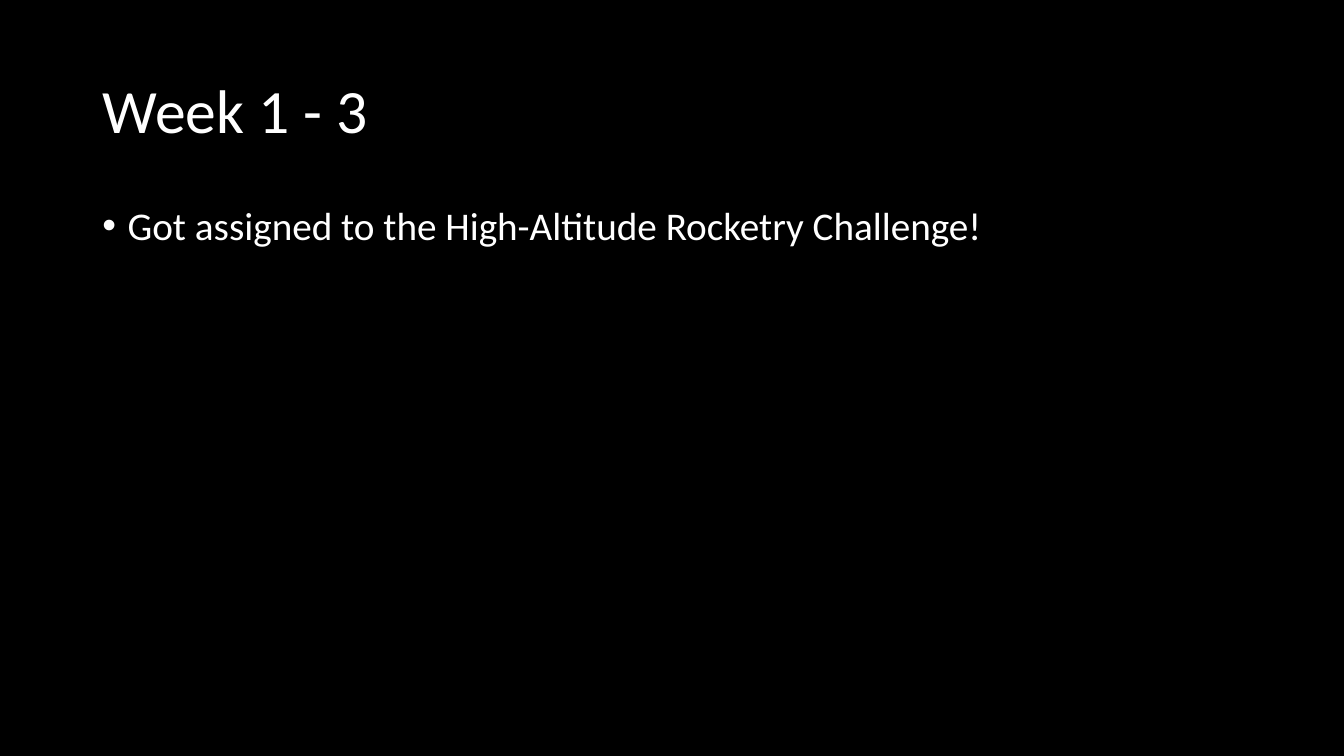
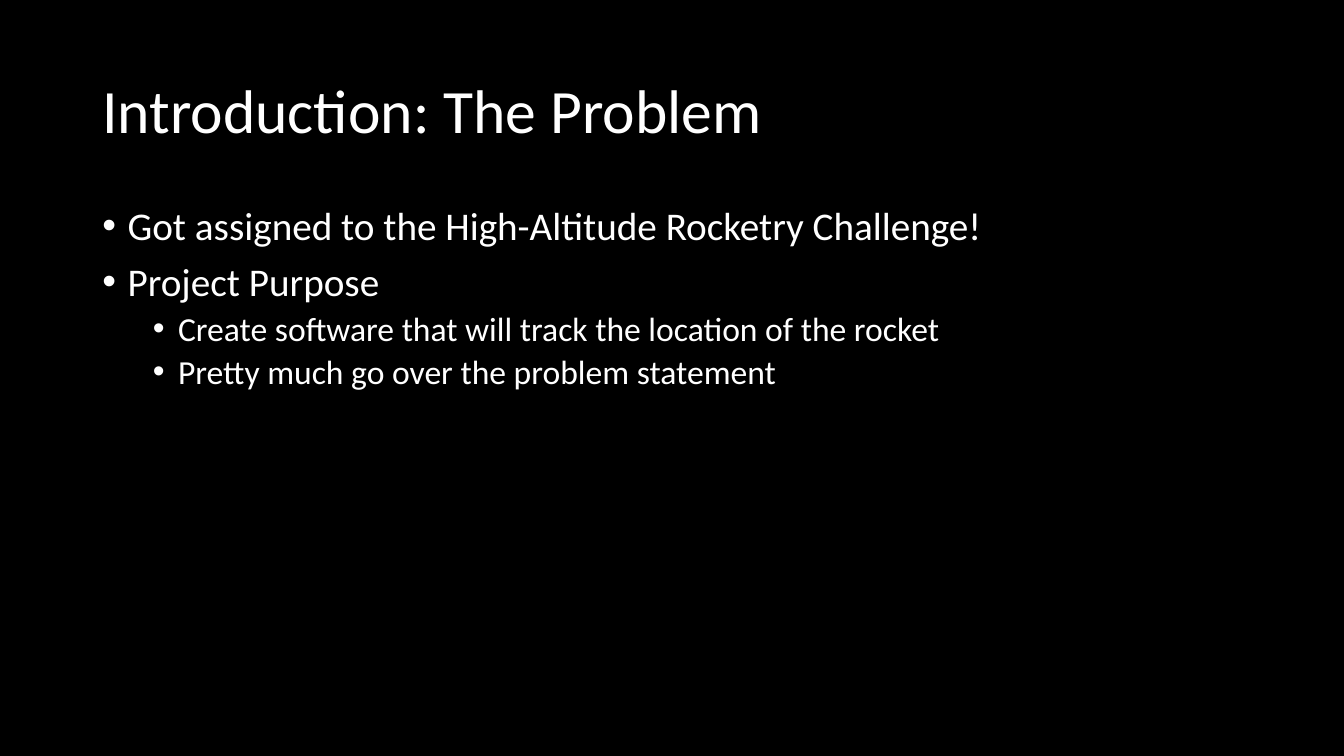
Before and after one commit to 100k-rocketry/groundstation, a slide deck: slide 2 of doc/presentations/FallProgressReport.pptx. Drawn at 1344x756 pixels with LibreOffice and Linux fonts; fonts in the diff are those of the drawing. Boxes give left, top, right and bottom in pixels: in the first picture for what was removed or moved away, otherwise in the second. Text is boxed around its words. In the diff, an @@ line names an element or a change of style, - is before the commit and + after.

```diff
--- a/doc/presentations/FallProgressReport.pptx
+++ b/doc/presentations/FallProgressReport.pptx
@@ title at [102, 90, 761, 134]: text changed @@
-Week 1 - 3
+Introduction: The Problem
@@ text at [128, 269, 939, 390]: paragraphs added @@
+• Project Purpose
+  • Create software that will track the location of the rocket
+  • Pretty much go over the problem statement
```
Also in this commit, not shown: 5 slides added, 7 slides removed.
